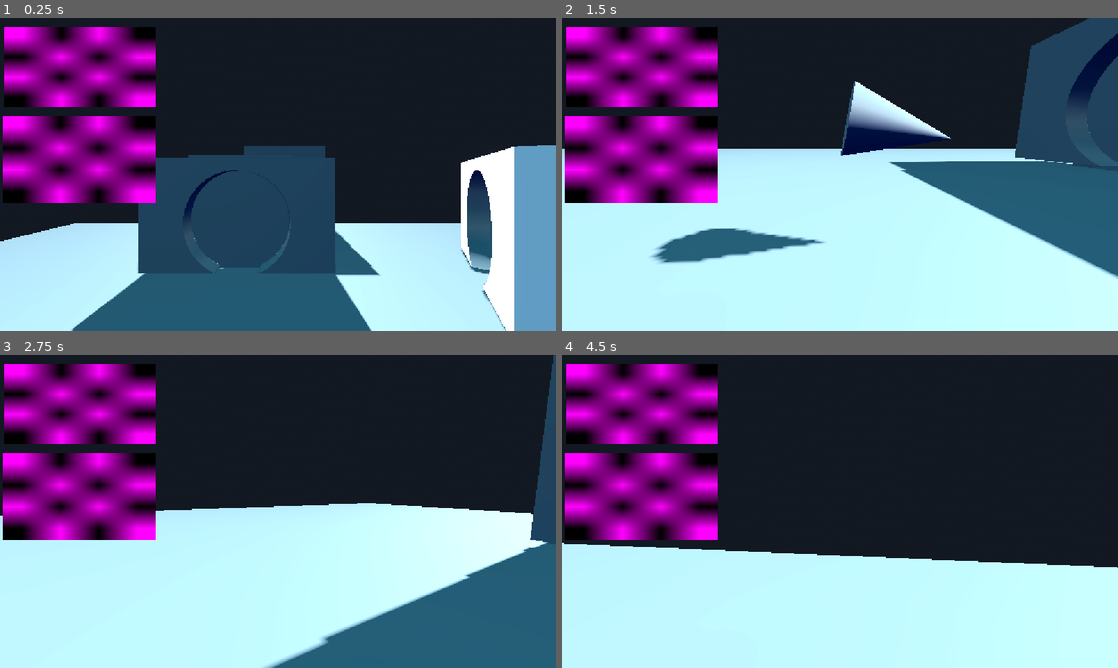
Above: before the commit, frames 1-4 (two rows, left to right).
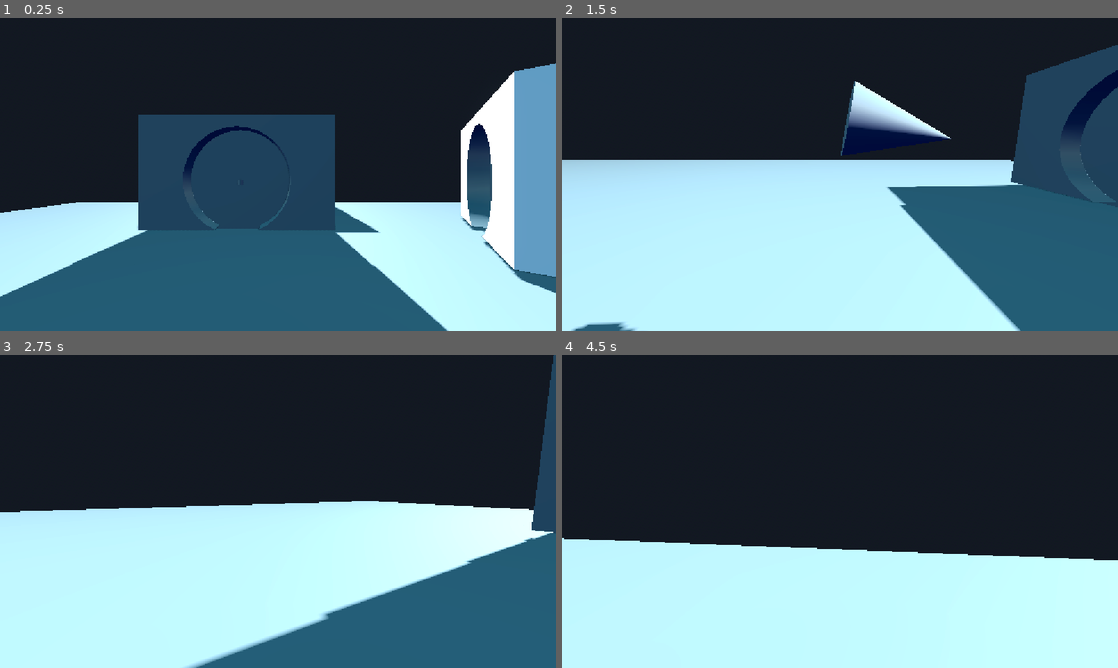
Above: after the commit, the same moments.

Repository: OrzBeta/Assignment3Godot
Game: Godot game, scene res://scenes/demo_scene.tscn
The game is run twice, just before and just after one commit, with the same random seed, the same clock (stepped at 60 frames per second) and the same inputs.
Inputs (mouse positions are in pixels of both pictures, inside the frame that each line leads up to):
- Up to frame 1 (0.25 s): no input
- Up to frame 2 (1.5 s): tap Enter (ui_accept) at 0.5, 0.77 s; move the mouse to (962, 158) at 0.52 s; press the mouse at (962, 158) at 0.53 s; hold D (move_right) 0.53-1.28 s; move the mouse to (812, 174) at 1.27 s; release the mouse at (812, 174) at 1.28 s; hold W (move_forward) from 1.28 s (still down); click (812, 174) at 1.35 s
- Up to frame 3 (2.75 s): keep holding W (move_forward); tap Enter (ui_accept) at 1.52 s; move the mouse to (289, 505) at 2.02 s; press the mouse at (289, 505) at 2.03 s
- Up to frame 4 (4.5 s): keep holding W (move_forward); move the mouse to (834, 517) at 2.77 s; release the mouse at (834, 517) at 2.78 s; click (834, 517) at 2.85 s; tap Enter (ui_accept) at 3.02, 3.77 s; move the mouse to (878, 514) at 3.52 s; press the mouse at (878, 514) at 3.53 s; move the mouse to (795, 508) at 4.27 s; release the mouse at (795, 508) at 4.28 s; click (795, 508) at 4.35 s

The runs differ from the first frame. In frame 1, 39% of the frame differs, in the area x 0-100%, y 2-100%; in frame 2, 33%; in frame 3, 19%; in frame 4, 16%.
Error before the commit: Invalid call. Nonexistent function 'get_texture' in base 'Camera3D'. (res://scenes/viewport.gd:13)

Commit message:
portal emits signal when collided
cannot teleport at this point

Diff:
--- a/materials/mat-csg-blue.tres
+++ b/materials/mat-csg-blue.tres
@@ -1,6 +1,6 @@
 [gd_resource type="StandardMaterial3D" format=3 uid="uid://2ieivmij3731"]
 
-[ext_resource type="Texture2D" uid="uid://75mt1poymuw1" path="res://assets/grid-blue-64px.png" id="1_t4b50"]
+[ext_resource type="Texture2D" uid="uid://75mt1poymuw1" path="res://assets/skyboxes/grid-blue-64px.png" id="1_t4b50"]
 
 [resource]
 albedo_texture = ExtResource("1_t4b50")
--- a/materials/mat-csg-green.tres
+++ b/materials/mat-csg-green.tres
@@ -1,6 +1,6 @@
 [gd_resource type="StandardMaterial3D" format=3 uid="uid://c6p21rmf1c4to"]
 
-[ext_resource type="Texture2D" uid="uid://ddctvvvgugvsn" path="res://assets/grid-green-64px.png" id="1_511kc"]
+[ext_resource type="Texture2D" uid="uid://ddctvvvgugvsn" path="res://assets/skyboxes/grid-green-64px.png" id="1_511kc"]
 
 [resource]
 albedo_texture = ExtResource("1_511kc")
--- a/materials/mat-csg-grey.tres
+++ b/materials/mat-csg-grey.tres
@@ -1,6 +1,6 @@
 [gd_resource type="StandardMaterial3D" format=3 uid="uid://b3do06pr48lv2"]
 
-[ext_resource type="Texture2D" uid="uid://bdccnbkukylo4" path="res://assets/grid-grey-64px.png" id="1_xnlog"]
+[ext_resource type="Texture2D" uid="uid://bdccnbkukylo4" path="res://assets/skyboxes/grid-grey-64px.png" id="1_xnlog"]
 
 [resource]
 albedo_texture = ExtResource("1_xnlog")
--- a/materials/mat-csg-red.tres
+++ b/materials/mat-csg-red.tres
@@ -1,6 +1,6 @@
 [gd_resource type="StandardMaterial3D" format=3 uid="uid://bd7d6quh7qc5a"]
 
-[ext_resource type="Texture2D" uid="uid://b31drdkx57ykm" path="res://assets/grid-red-64px.png" id="1_5g2r1"]
+[ext_resource type="Texture2D" uid="uid://b31drdkx57ykm" path="res://assets/skyboxes/grid-red-64px.png" id="1_5g2r1"]
 
 [resource]
 albedo_texture = ExtResource("1_5g2r1")
--- a/materials/mat-csg-yellow.tres
+++ b/materials/mat-csg-yellow.tres
@@ -1,6 +1,6 @@
 [gd_resource type="StandardMaterial3D" format=3 uid="uid://bvk5insqqa3ww"]
 
-[ext_resource type="Texture2D" uid="uid://bsv1770uxoo3t" path="res://assets/grid-yellow-64px.png" id="1_kcakh"]
+[ext_resource type="Texture2D" uid="uid://bsv1770uxoo3t" path="res://assets/skyboxes/grid-yellow-64px.png" id="1_kcakh"]
 
 [resource]
 albedo_texture = ExtResource("1_kcakh")
--- a/scenes/demo_scene.tscn
+++ b/scenes/demo_scene.tscn
@@ -44,10 +44,6 @@
 transform = Transform3D(100, 0, 0, 0, 10, 0, 0, 0, 100, -4.182214, -3.4564946, 0.86351395)
 use_collision = true
 
-[node name="Player" parent="." unique_id=1778293993 instance=ExtResource("1_03k34")]
-transform = Transform3D(1, 0, 0, 0, 1, 0, 0, 0, 1, -28.137207, 7.633486, -22.650822)
-SPEED = 10.0
-
 [node name="DirectionalLight3D" type="DirectionalLight3D" parent="." unique_id=1749651984]
 transform = Transform3D(-0.99929166, -8.7805124e-11, -0.037631776, -0.023134256, 0.7887195, 0.61431783, 0.029680913, 0.61475325, -0.7881609, 0, 44.878567, 0)
 shadow_enabled = true
@@ -55,6 +51,10 @@
 [node name="SpotLight3D" type="SpotLight3D" parent="DirectionalLight3D" unique_id=1240470040]
 transform = Transform3D(1, 5.9604645e-08, 8.940697e-08, -5.9604645e-08, 0.9999999, -2.9802322e-08, -1.1920929e-07, -2.9802322e-08, 1, -13.878678, 38.198875, 20.496601)
 visible = false
+
+[node name="Player" parent="." unique_id=1159455983 instance=ExtResource("1_03k34")]
+transform = Transform3D(1, 0, 0, 0, 1, 0, 0, 0, 1, -28.137207, 5.4760113, -22.650822)
+SPEED = 10.0
 
 [node name="CSGBox3D2" type="CSGBox3D" parent="." unique_id=2002218373]
 transform = Transform3D(0.57603765, 0, 0.81742316, 0, 1, 0, -0.81742316, 0, 0.57603765, -15.523447, 5.28899, -34.19072)
@@ -91,6 +91,7 @@
 otherPortal = NodePath("../Portal")
 
 [node name="Control" type="Control" parent="." unique_id=371364346]
+visible = false
 layout_mode = 3
 anchors_preset = 0
 offset_right = 40.0
--- a/scenes/player.gd
+++ b/scenes/player.gd
@@ -8,8 +8,14 @@
 @onready var camera: Camera3D = $Head/Camera3D
 @onready var head: Node3D = $Head
 
+#@onready var collision_1: Area3D = $Collision1
+#@onready var collision_2: Area3D = $Collision2
+
 var yaw = 0.0
 var pitch = 0.0
+
+func _ready() -> void:
+	pass
 
 func _input(event: InputEvent) -> void:
 
--- a/scenes/player.tscn
+++ b/scenes/player.tscn
@@ -7,17 +7,17 @@
 [sub_resource type="CapsuleShape3D" id="CapsuleShape3D_4b8od"]
 
 [node name="Player" type="CharacterBody3D" unique_id=1778293993]
-rotation_edit_mode = 2
 script = ExtResource("1_3vyb7")
 
 [node name="Mesh" type="MeshInstance3D" parent="." unique_id=255800713]
+transform = Transform3D(1, 0, 0, 0, 1, 0, 0, 0, 1, 0, -0.36299324, 0)
 mesh = SubResource("CapsuleMesh_4b8od")
 
 [node name="Collision" type="CollisionShape3D" parent="." unique_id=536538618]
+transform = Transform3D(1, 0, 0, 0, 1, 0, 0, 0, 1, 0, -0.36299324, 0)
 shape = SubResource("CapsuleShape3D_4b8od")
 
 [node name="Head" type="Node3D" parent="." unique_id=646383352]
-transform = Transform3D(1, 0, 0, 0, 1, 0, 0, 0, 1, 0, 0.5, 0)
 
 [node name="Camera3D" type="Camera3D" parent="Head" unique_id=1149219305]
 far = 200.0
--- a/scenes/portal.tscn
+++ b/scenes/portal.tscn
@@ -12,6 +12,9 @@
 bottom_radius = 0.1
 height = 0.3
 
+[sub_resource type="BoxShape3D" id="BoxShape3D_tdbmw"]
+size = Vector3(7.181885, 9.153778, 1.9067383)
+
 [node name="Portal" type="Node3D" unique_id=2134881050]
 script = ExtResource("1_v0xau")
 
@@ -21,7 +24,6 @@
 
 [node name="MeshInstance3D" type="MeshInstance3D" parent="." unique_id=247823545]
 transform = Transform3D(0.1, 0, 0, 0, 0.1, 0, 0, 0, 0.1, 0, 0.05303221, 0.34419242)
-visible = false
 mesh = SubResource("CylinderMesh_tdbmw")
 
 [node name="Camera3D" type="Camera3D" parent="." unique_id=845085497]
@@ -31,3 +33,19 @@
 [node name="MeshInstance3D" type="MeshInstance3D" parent="Camera3D" unique_id=334730615]
 transform = Transform3D(5, 0, 0, 0, -2.1855695e-07, 5, 0, -5, -2.1855695e-07, 0, 0, 0)
 mesh = SubResource("CylinderMesh_0ekuu")
+
+[node name="Collision1" type="Area3D" parent="." unique_id=1956683732]
+
+[node name="TeleportArea1" type="CollisionShape3D" parent="Collision1" unique_id=866298866]
+transform = Transform3D(1, 0, 0, 0, 1, 0, 0, 0, 1, 0, 0, -0.95470786)
+shape = SubResource("BoxShape3D_tdbmw")
+debug_color = Color(5.7756904e-07, 0.6201559, 0.57138103, 0.41960785)
+
+[node name="Collision2" type="Area3D" parent="." unique_id=2059155520]
+
+[node name="TeleportArea2" type="CollisionShape3D" parent="Collision2" unique_id=1291186588]
+transform = Transform3D(1, 0, 0, 0, 1, 0, 0, 0, 1, 0, 0, 0.97509813)
+shape = SubResource("BoxShape3D_tdbmw")
+debug_color = Color(5.7756904e-07, 0.6201559, 0.57138103, 0.41960785)
+
+[connection signal="body_entered" from="Collision1" to="." method="_on_body_entered"]
--- a/scenes/portal_script.gd
+++ b/scenes/portal_script.gd
@@ -30,7 +30,13 @@
 	### use these to control the other camera
 	var camPosition = cam.global_position
 	var camRotation = cam.global_rotation
+	otherPortal.global_position = self.global_position - camPosition
+	return
 
-	otherPortal.global_position = self.global_position - camPosition
 
-	return
+func _on_body_entered(player: Node3D) -> void:
+	# teleport player to other portal
+	#
+	if otherPortal:
+		#player.position += otherPortal.global_position
+		print("TELEPORT!")
--- a/scenes/viewport.gd
+++ b/scenes/viewport.gd
@@ -10,4 +10,5 @@
 # Called every frame. 'delta' is the elapsed time since the previous frame.
 func _process(_delta: float) -> void:
 	if camera:
-		texture = camera.get_texture()
+		return
+		#texture = camera.get_texture()
Renamed: assets/grid-blue-64px.png -> assets/skyboxes/grid-blue-64px.png
Not shown, changed: assets/skyboxes/grid-blue-64px.png.import
Renamed: assets/grid-green-64px.png -> assets/skyboxes/grid-green-64px.png
Not shown, changed: assets/skyboxes/grid-green-64px.png.import
Renamed: assets/grid-grey-64px.png -> assets/skyboxes/grid-grey-64px.png
Not shown, changed: assets/skyboxes/grid-grey-64px.png.import
Renamed: assets/grid-red-64px.png -> assets/skyboxes/grid-red-64px.png
Not shown, changed: assets/skyboxes/grid-red-64px.png.import
Renamed: assets/grid-yellow-64px.png -> assets/skyboxes/grid-yellow-64px.png
Not shown, changed: assets/skyboxes/grid-yellow-64px.png.import
